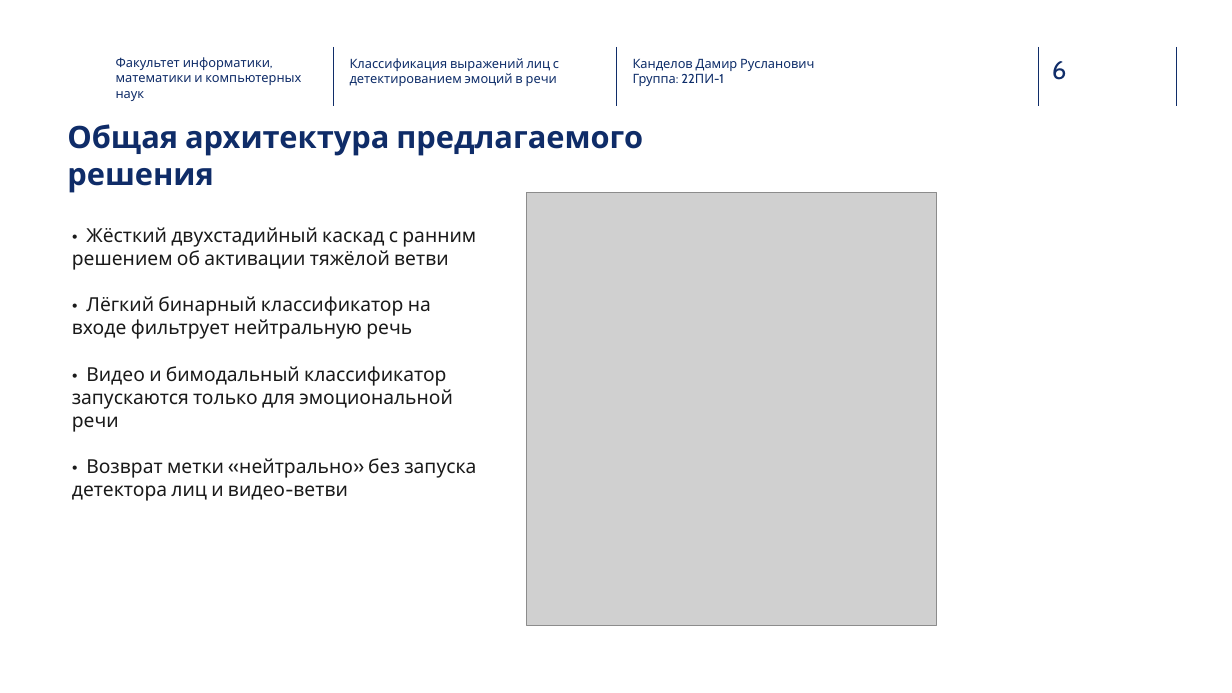
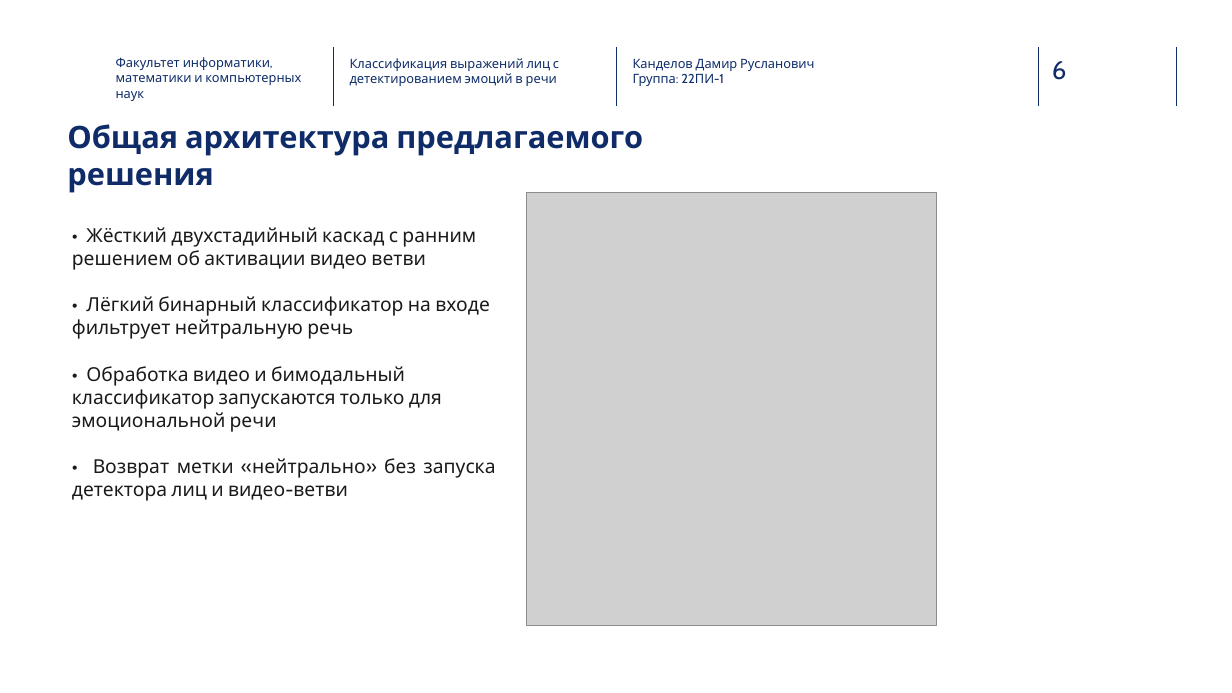
Before and after one commit to Kaparya/Classification-of-Facial-Expressions, a slide deck: slide 6 of Diploma_presentation.pptx. Drawn at 1232x693 pixels with LibreOffice and Linux fonts; fonts in the diff are those of the drawing; grey boxes stand for pictures; background and template pictures are left out. Boxes give left, top, right and bottom in pixels: in the first picture for what was removed or moved away, otherwise in the second. Text is boxed around its words. In the diff, an @@ line names an element or a change of style, - is before the commit and + after.

```diff
--- a/Diploma_presentation.pptx
+++ b/Diploma_presentation.pptx
@@ text at [72,227,495,501]: text changed @@
-• Жёсткий двухстадийный каскад с ранним решением об активации тяжёлой ветви
-• Лёгкий бинарный классификатор на входе фильтрует нейтральную речь
-• Видео и бимодальный классификатор запускаются только для эмоциональной речи
-• Возврат метки «нейтрально» без запуска детектора лиц и видео-ветви
+• Жёсткий двухстадийный каскад с ранним решением об активации видео ветви
+• Лёгкий бинарный классификатор на входе фильтрует нейтральную речь
+• Обработка видео и бимодальный классификатор запускаются только для эмоциональной речи
+• Возврат метки «нейтрально» без запуска детектора лиц и видео-ветви
```
Also in this commit, not shown: 5 other slides changed, 1 other file.
